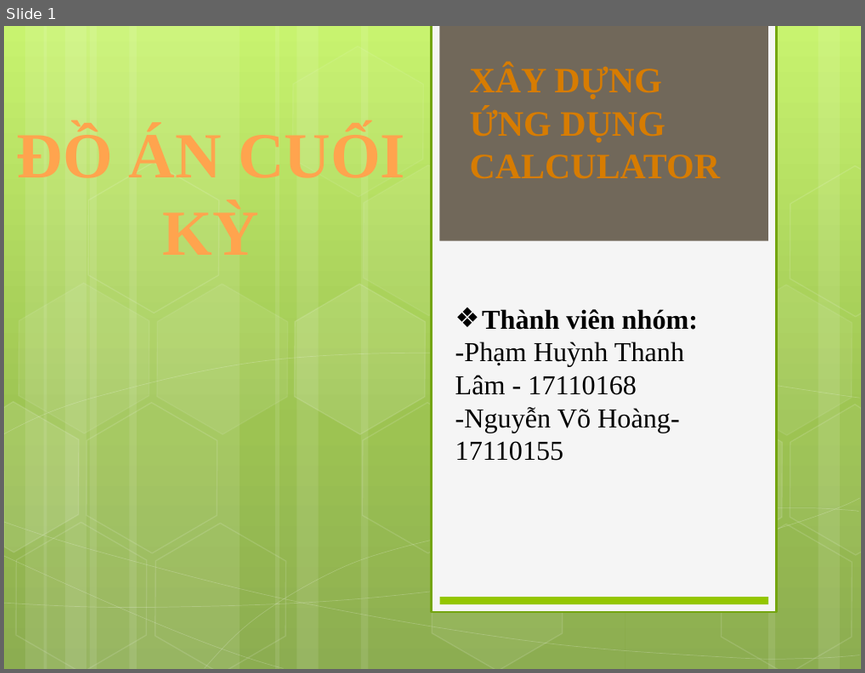
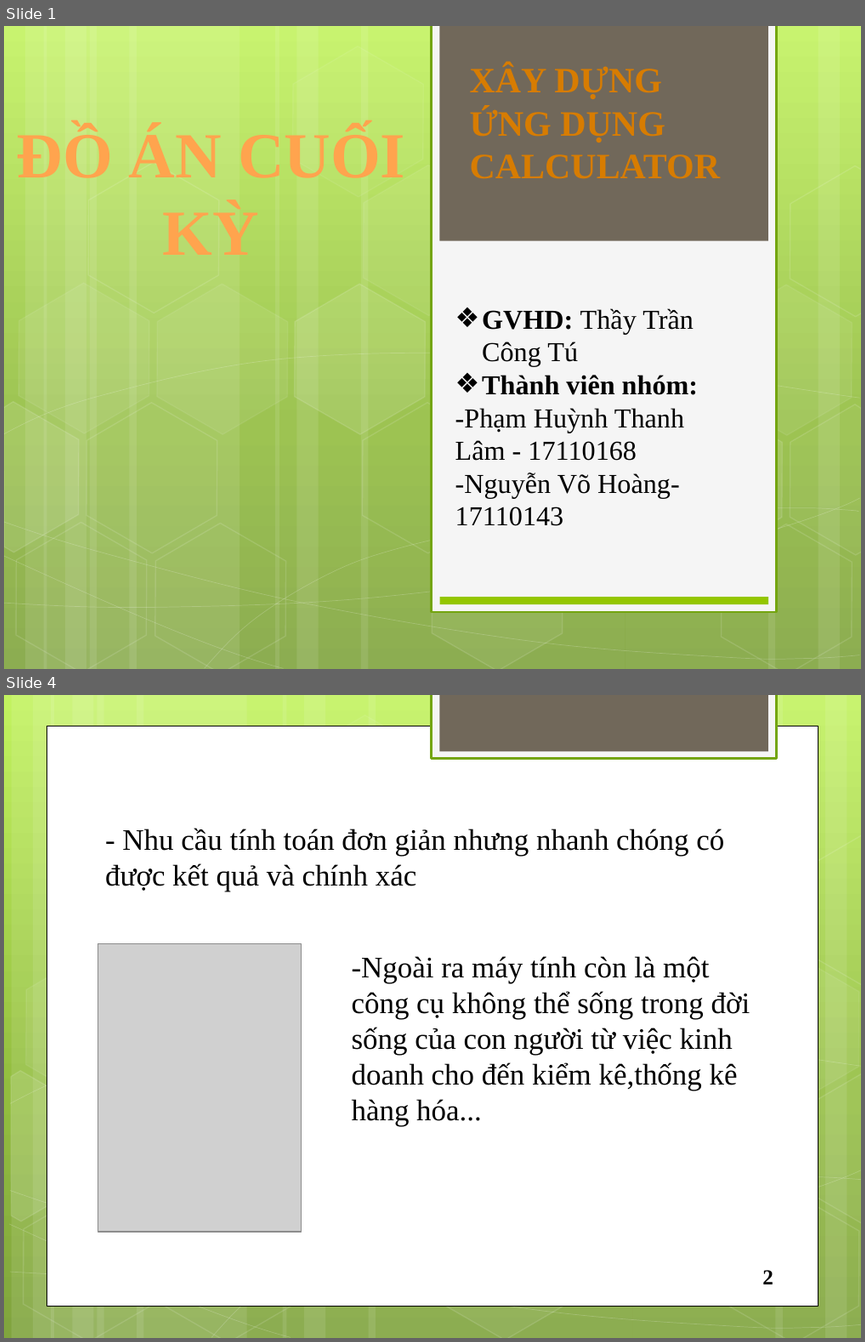
Before and after one commit to vohoang17110143/DoAn, a slide deck: CALCULATOR.pptx. Shown one above the other, each under a label of ours: slide 1 before the commit, slides 1 and 4 after it; the slides between them are not shown. The pictures are 865x673 and 865x1342 pixels, drawn with LibreOffice and Linux fonts; fonts in the diff are those of the drawing; grey boxes stand for pictures. Boxes give left, top, right and bottom in pixels: in the first picture for what was removed or moved away, otherwise in the second. Text is boxed around its words. In the diff, an @@ line names an element or a change of style, - is before the commit and + after.

```diff
--- a/CALCULATOR.pptx
+++ b/CALCULATOR.pptx
@@ slide 4 added at (4,695,861,1338), background gradient #C3F35F to #93BF3F to #81A53E @@
@@ rectangle added at (432,695,776,759), fill #F5F5F5, outline #74A510 2 pt @@
@@ rectangle added at (439,695,767,752), fill #71685A @@
@@ rectangle added at (46,726,818,1305), fill #FFFFFF, outline #000000 0.5 pt @@
@@ group added at (4,695,861,1338): 12 rectangles, 8 freeform shapes, 8 hexagons @@
@@ text added at (105,828,724,892), 25 pt, text #000000 @@
+- Nhu cầu tính toán đơn giản nhưng nhanh chóng có được kết quả và chính xác
@@ picture added at (98,944,302,1231) @@
@@ text added at (352,956,750,1127), 25 pt, text #000000 @@
+-Ngoài ra máy tính còn là một công cụ không thể sống trong đời sống của con người từ việc kinh doanh cho đến kiểm kê,thống kê hàng hóa...
@@ text added at (762,1270,773,1284), 18 pt, text #000000, bold @@
+2
@@ slide 1 changed as well @@
@@ text at (482,308,693,367): paragraph added @@
+❖ GVHD: Thầy Trần Công Tú
@@ text at (455,472,680,526): text changed @@
--Nguyễn Võ Hoàng- 17110155
+-Nguyễn Võ Hoàng- 17110143
```
Also in this commit, not shown: 14 other slides changed, 3 other slides added.
